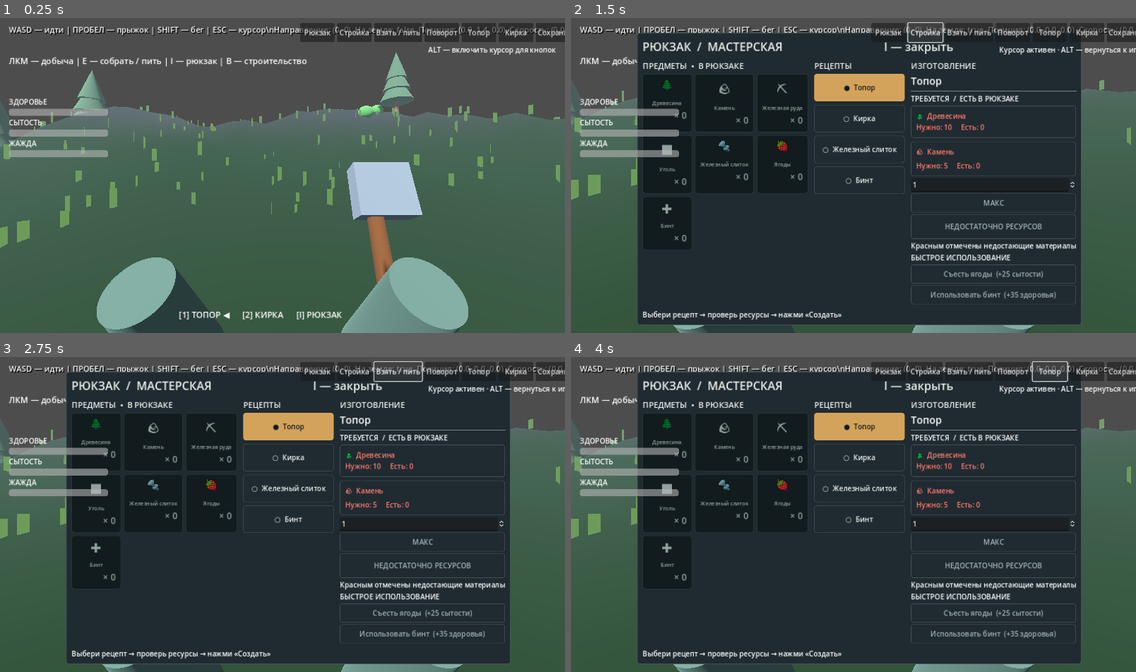
Above: before the commit, frames 1-4 (two rows, left to right).
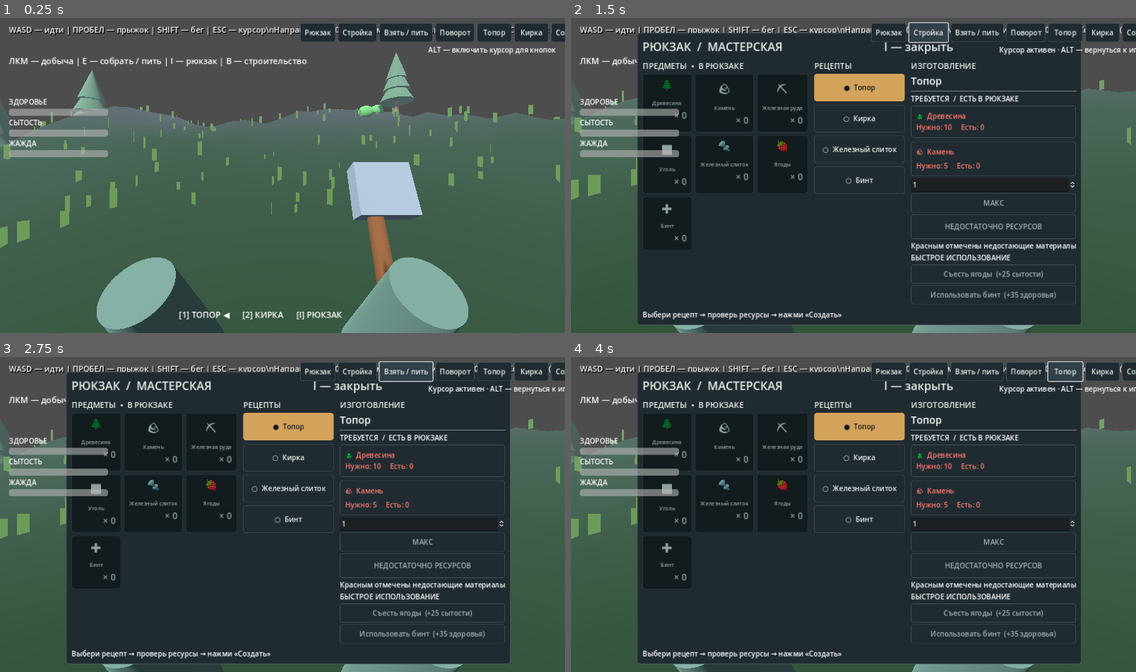
Above: after the commit, the same moments.

Repository: noval000/survival
Game: Godot game, scene res://scenes/Main.tscn
Two runs of this game, one before a commit and one after it. Both use one fixed random seed, a clock stepped at 60 frames per second and the inputs below.
Inputs:
- Up to frame 1 (0.25 s): no input
- Up to frame 2 (1.5 s): click "Рюкзак" at 0.5 s; click "Стройка" at 1.25 s
- Up to frame 3 (2.75 s): click "Взять / пить" at 2 s
- Up to frame 4 (4 s): click "Поворот" at 2.75 s; click "Топор" at 3.5 s

The runs differ from the first frame. In frame 1, 1.2% of the frame differs, in the area x 53-100%, y 1-8%; in frame 2, 1.2%; in frame 3, 1.2%; in frame 4, 1.3%, in the area x 53-100%, y 1-9%.

Commit message:
Apply shared design system and improve Godot UI compatibility

Diff:
--- a/godot/scripts/QuickActionsHUD.gd
+++ b/godot/scripts/QuickActionsHUD.gd
@@ -1,4 +1,5 @@
 extends CanvasLayer
+const UI = preload("res://scripts/UIDesign.gd")
 
 signal inventory_pressed
 signal build_pressed
@@ -39,6 +40,7 @@
     button.text = caption
     button.custom_minimum_size = Vector2(78, 43)
     button.pressed.connect(callback)
+    UI.decorate_button(button)
     controls.add_child(button)
 
 func set_cursor_visible(enabled: bool) -> void:
